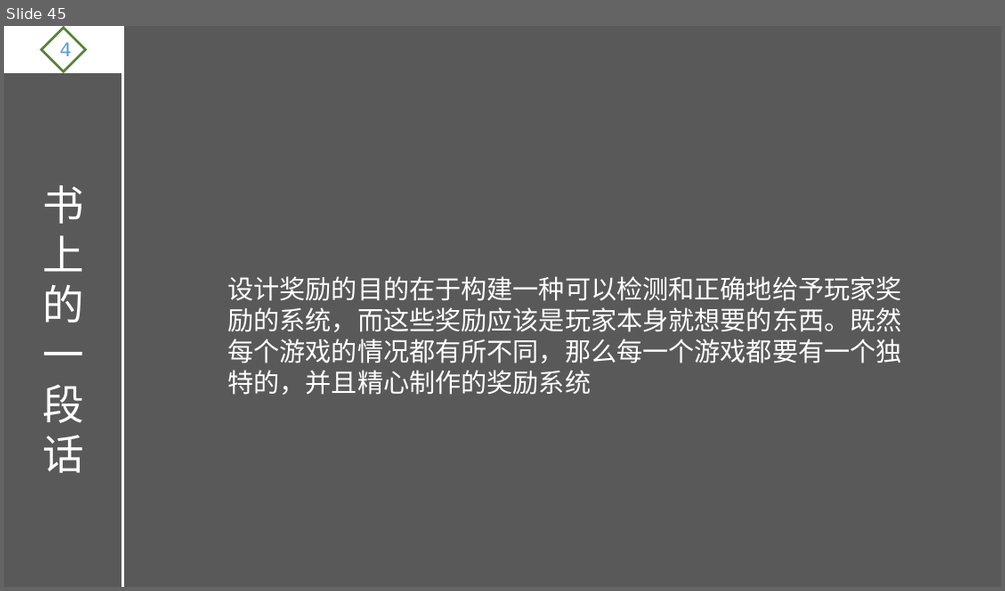
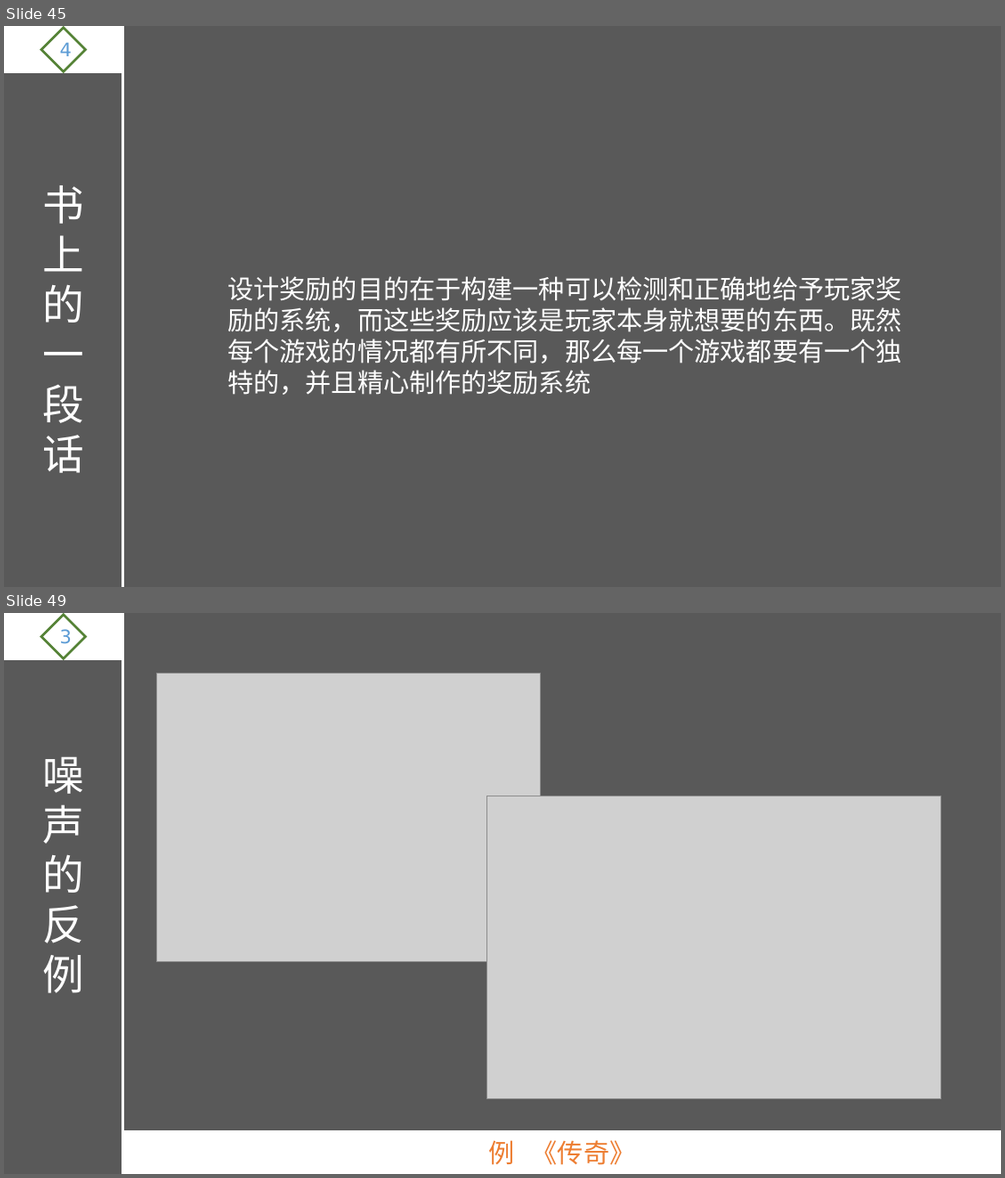
Before and after one commit to ThreePeopleGame/Death, a slide deck: Share/游戏设计理论.pptx. Shown one above the other, each under a label of ours: slide 45 before the commit, slides 45 and 49 after it; the slides between them are not shown. The pictures are 1005x591 and 1005x1178 pixels, drawn with LibreOffice and Linux fonts; fonts in the diff are those of the drawing; grey boxes stand for pictures. Boxes give left, top, right and bottom in pixels: in the first picture for what was removed or moved away, otherwise in the second. Text is boxed around its words. In the diff, an @@ line names an element or a change of style, - is before the commit and + after.

```diff
--- a/Share/游戏设计理论.pptx
+++ b/Share/游戏设计理论.pptx
@@ slide 49 added at [4, 613, 1001, 1174], background #595959 @@
@@ rectangle added at [4, 613, 123, 660], fill #FFFFFF, outline #FFFFFF 1.5 pt @@
@@ diamond added at [41, 615, 86, 658], outline #548235 2.25 pt, 18 pt, text #5B9BD5 @@
+3
@@ line added from (123, 613) to (123, 1174), #FFFFFF 2.25 pt @@
@@ picture added at [156, 674, 541, 962] @@
@@ text added at [42, 756, 84, 993], 40 pt, text #FFFFFF @@
+噪声的反例
@@ picture added at [487, 796, 942, 1099] @@
@@ rectangle added at [123, 1131, 1001, 1174], fill #FFFFFF, outline #FFFFFF 1.5 pt, 25 pt, text #ED7D31 @@
+例 《传奇》
```
Also in this commit, not shown: 8 other slides added.
